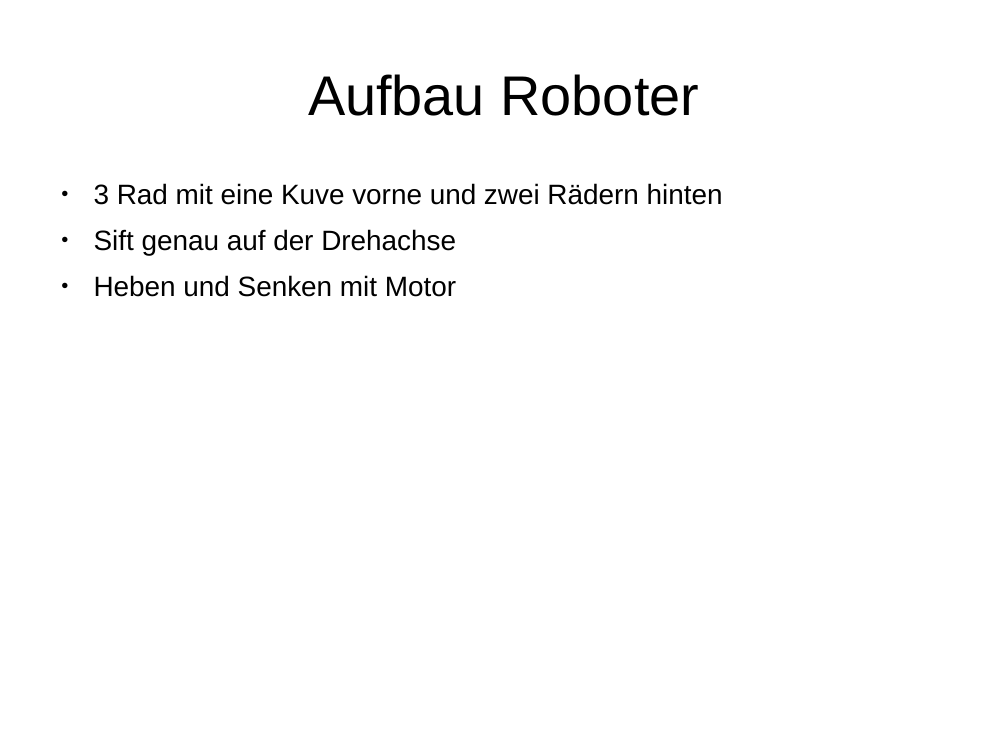
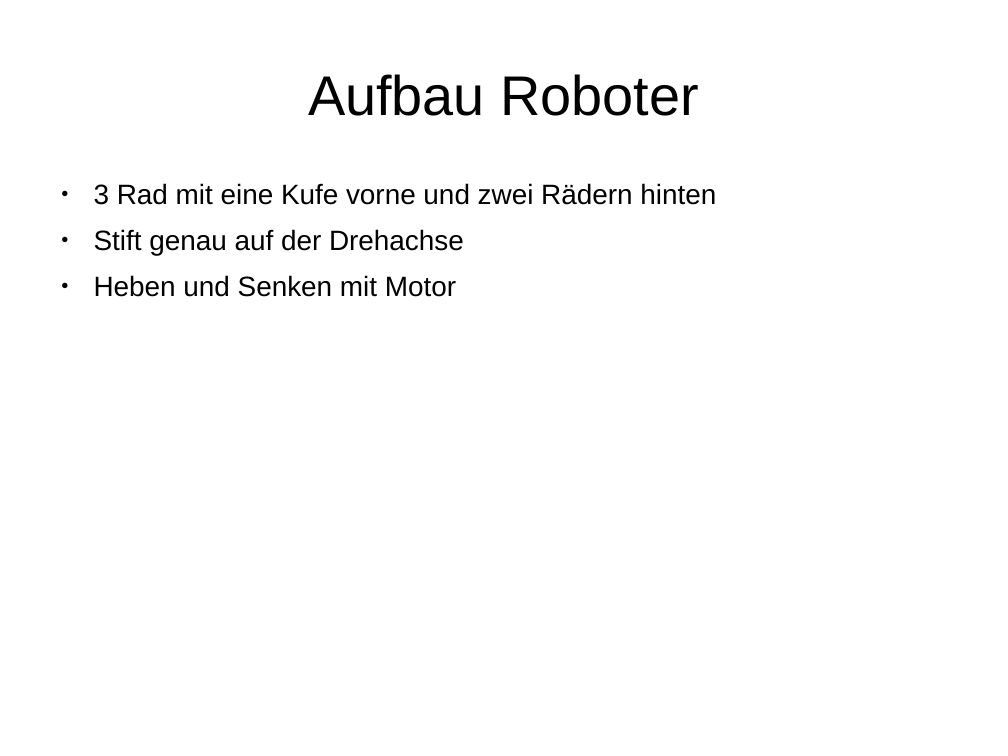
Before and after one commit to AljawadH/Service-Roboter, a slide deck: slide 4 of hwp_service_roboter_vortrag.odp. Drawn at 1008x756 pixels with LibreOffice and Linux fonts; fonts in the diff are those of the drawing. Boxes give left, top, right and bottom in pixels: in the first picture for what was removed or moved away, otherwise in the second. Text is boxed around its words. In the diff, an @@ line names an element or a change of style, - is before the commit and + after.

Commit message:
ppt

```diff
--- a/hwp_service_roboter_vortrag.odp
+++ b/hwp_service_roboter_vortrag.odp
@@ text at bbox=[94, 183, 716, 255]: text changed @@
-● 3 Rad mit eine Kuve vorne und zwei Rädern hinten
-● Sift genau auf der Drehachse
+● 3 Rad mit eine Kufe vorne und zwei Rädern hinten
+● Stift genau auf der Drehachse
```
Also in this commit, not shown: 8 other slides changed.
